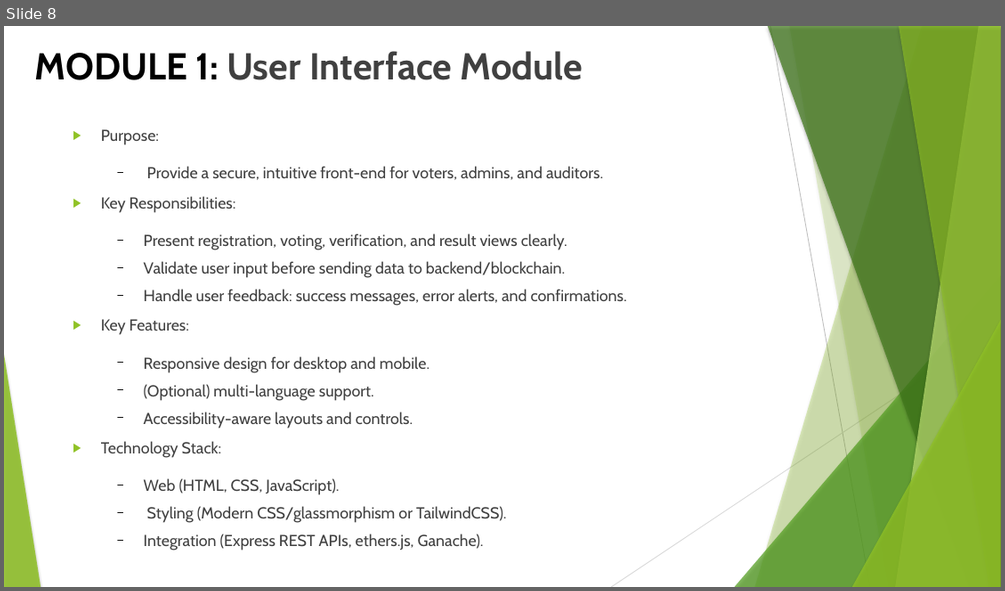
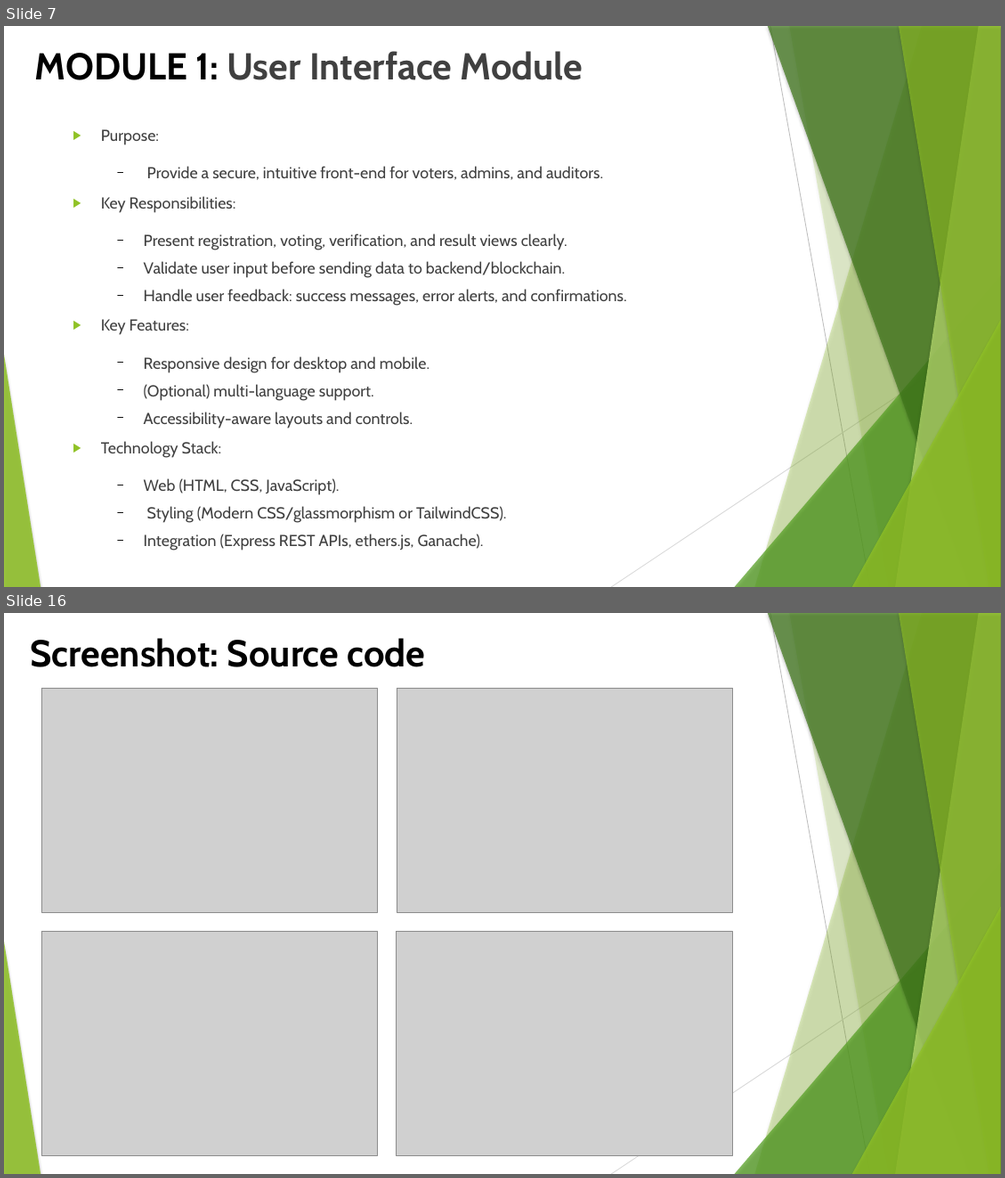
Before and after one commit to SridharanThangaraji/blockchain-voting, a slide deck: docs/blockchain-voting-review-II.pptx. Shown one above the other, each under a label of ours: slide 8 before the commit, slides 7 and 16 after it; the slides between them are not shown. The pictures are 1005x591 and 1005x1178 pixels, drawn with LibreOffice and Linux fonts; fonts in the diff are those of the drawing; grey boxes stand for pictures. Boxes give left, top, right and bottom in pixels: in the first picture for what was removed or moved away, otherwise in the second. Text is boxed around its words. In the diff, an @@ line names an element or a change of style, - is before the commit and + after.

```diff
--- a/docs/blockchain-voting-review-II.pptx
+++ b/docs/blockchain-voting-review-II.pptx
@@ slide 16 added at (4, 613, 1001, 1174), background #FFFFFF; not listed: 10 template elements that a slide beside it also shows @@
@@ title added at (30, 638, 426, 667), 36 pt, text #000000, bold @@
+Screenshot: Source code
@@ picture added at (41, 688, 378, 912) @@
@@ picture added at (396, 688, 733, 912) @@
@@ picture added at (41, 931, 378, 1155) @@
@@ picture added at (396, 931, 732, 1155) @@
@@ what was slide 8 is now slide 7 @@
```
Also in this commit, not shown: 7 other slides changed, 9 other slides added, 7 slides removed, 1 other file.
